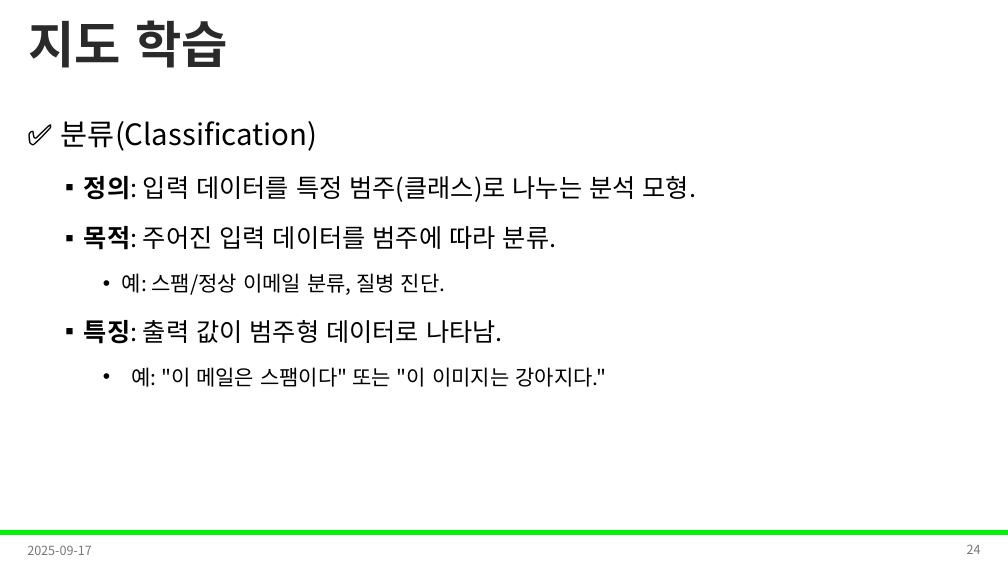
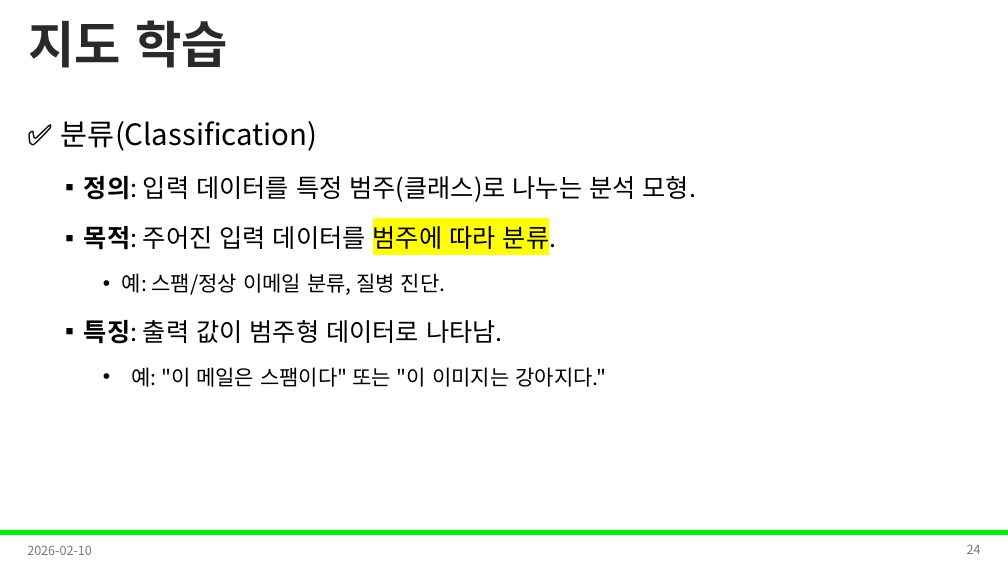
Before and after one commit to Leader-Lesson/KDT_RE_5th, a slide deck: slide 24 of material/5_AI/08_머신러닝 기초.pptx. Drawn at 1008x567 pixels with LibreOffice and Linux fonts; fonts in the diff are those of the drawing; background and template pictures are left out. Boxes give left, top, right and bottom in pixels: in the first picture for what was removed or moved away, otherwise in the second. Text is boxed around its words. In the diff, an @@ line names an element or a change of style, - is before the commit and + after.

```diff
--- a/material/5_AI/08_머신러닝 기초.pptx
+++ b/material/5_AI/08_머신러닝 기초.pptx
@@ text at (x1=84, y1=221, x2=556, y2=254): highlight none to #FFFF00 in "범주에 따라 분류." @@
@@ text at (x1=27, y1=545, x2=92, y2=555): text changed @@
-2025-09-17
+2026-02-10
```
Also in this commit, not shown: 38 other slides changed, 2 slides added, 5 other files.
